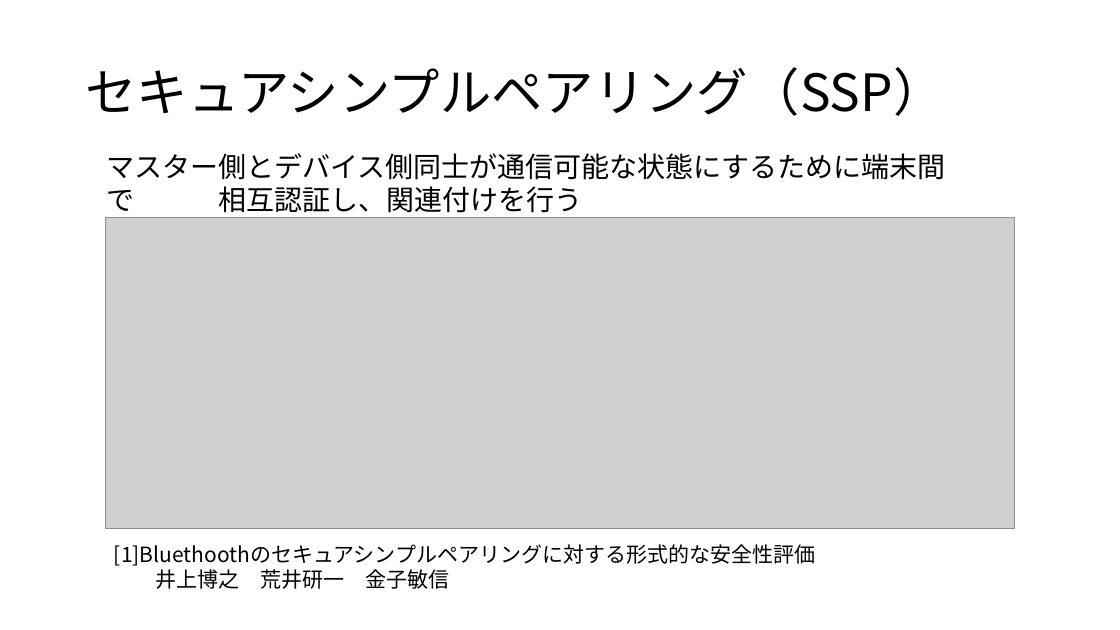
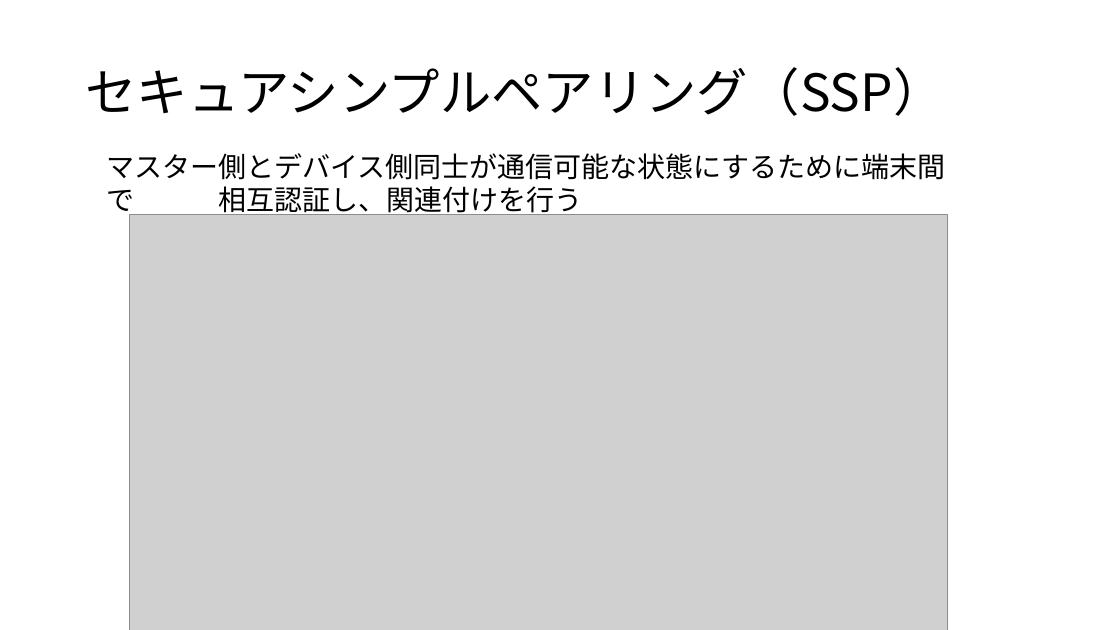
Before and after one commit to kyuto07/sotsuken, a slide deck: slide 5 of 発表資料_218K6023_河合悠斗.pptx. Drawn at 1120x630 pixels with LibreOffice and Linux fonts; fonts in the diff are those of the drawing; grey boxes stand for pictures. Boxes give left, top, right and bottom in pixels: in the first picture for what was removed or moved away, otherwise in the second. Text is boxed around its words. In the diff, an @@ line names an element or a change of style, - is before the commit and + after.

```diff
--- a/発表資料_218K6023_河合悠斗.pptx
+++ b/発表資料_218K6023_河合悠斗.pptx
@@ picture resized from (x1=106, y1=218, x2=1015, y2=529) to (x1=130, y1=215, x2=949, y2=630) @@
@@ text removed at (x1=114, y1=544, x2=815, y2=589) @@
-[1]Bluethoothのセキュアシンプルペアリングに対する形式的な安全性評価
-井上博之 荒井研一 金子敏信
```
Also in this commit, not shown: 5 other slides changed, 1 slide added, 1 slide removed.
